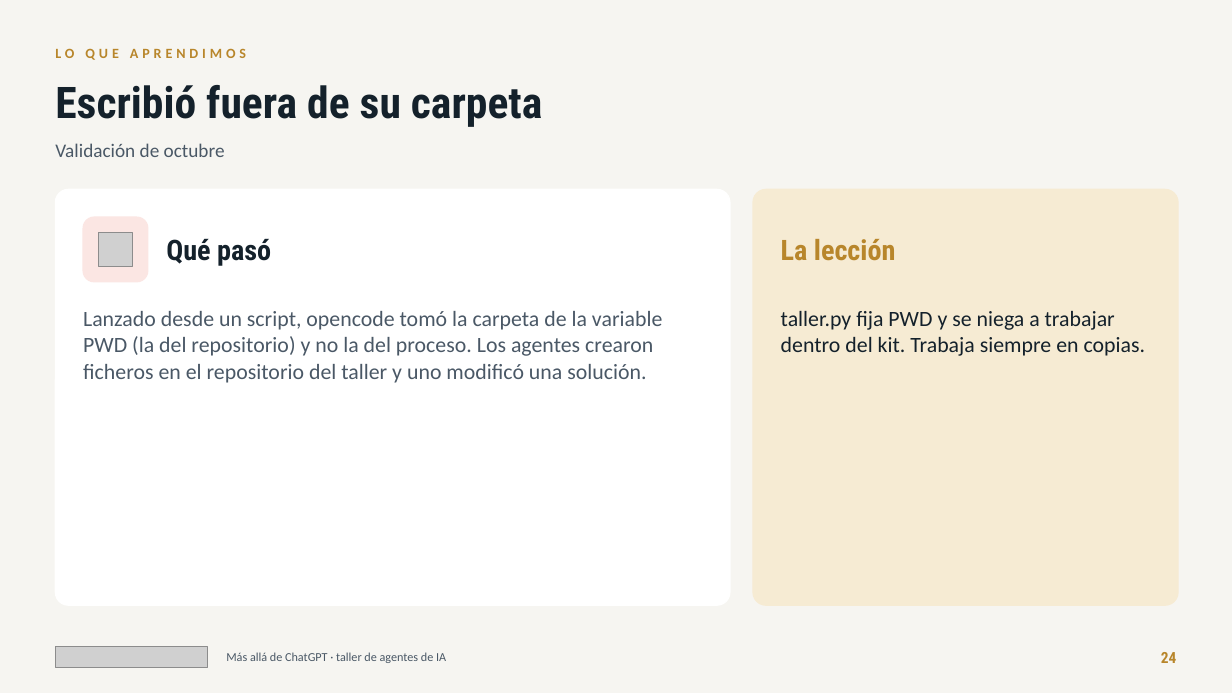
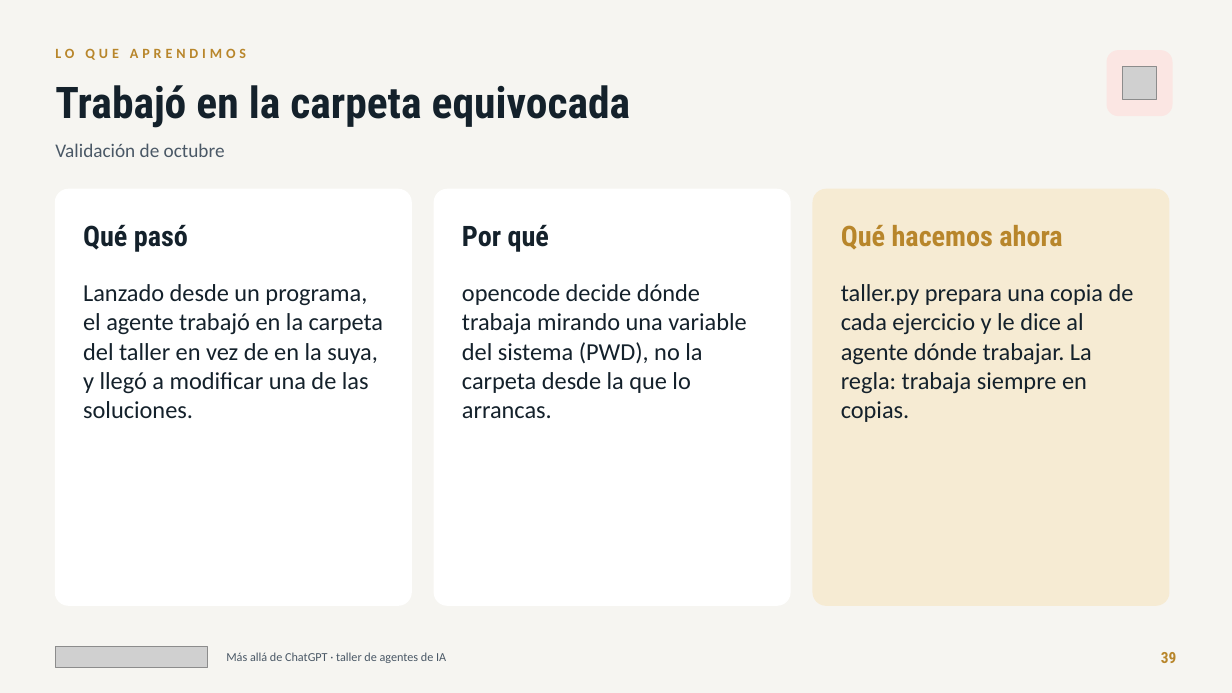
Before and after one commit to jlasherasTracasa/taller_semana_ia_2026, a slide deck: slide 39 of presentacion/taller-agentes-ia.pptx (slide 24 before the commit). Drawn at 1232x693 pixels with LibreOffice and Linux fonts; fonts in the diff are those of the drawing; grey boxes stand for pictures. Boxes give left, top, right and bottom in pixels: in the first picture for what was removed or moved away, otherwise in the second. Text is boxed around its words. In the diff, an @@ line names an element or a change of style, - is before the commit and + after.

Commit message:
Presentación: historia y teoría, una diapositiva por pieza con su ejercicio, demos y plan del día
- Nuevo bloque «Cómo hemos llegado aquí»: dos líneas de tiempo (1950-2016 y 2017-2026) y teoría en lenguaje llano
  (qué es un modelo de lenguaje, cómo aprende, el contexto).
- Una diapositiva por pieza con su ejercicio y un sello DEMO EN DIRECTO o PRÁCTICA: ReAct, tools, AGENTS.md,
  comandos, skills, MCP, subagentes y permisos.
- Al principio: demos y prácticas, el plan de hoy (qué demo va en cada momento), preparar el ordenador en Windows,
  modo interactivo y plan B.
- «Lo que aprendimos» reescrito en sencillo (qué pasó, por qué, qué hacemos ahora) y un caso nuevo: mismo encargo,
  distinto resultado.
- EJ 07: el encargo dice qué hacer con un correo legítimo que trae instrucciones ocultas (3 de 3 con GLM).
- taller.py lanzar cambia a otro modelo gratuito si el actual llega a su límite de uso.

```diff
--- a/presentacion/taller-agentes-ia.pptx
+++ b/presentacion/taller-agentes-ia.pptx
@@ rounded rectangle: place and size @@
-rounded rectangle at (83, 217, 148, 282)
+rounded rectangle at (1107, 51, 1172, 116)
@@ text at (55, 85, 631, 128): text changed @@
-Escribió fuera de su carpeta
+Trabajó en la carpeta equivocada
@@ picture: place and size @@
-picture at (99, 233, 132, 266)
+picture at (1123, 67, 1156, 100)
@@ rounded rectangle at (55, 189, 411, 605): proportions changed @@
@@ rounded rectangle: place and size @@
-rounded rectangle at (55, 189, 730, 605)
+rounded rectangle at (55, 189, 411, 605)
@@ rounded rectangle added at (434, 189, 790, 605), fill #FFFFFF, outline #FFFFFF 1 pt @@
@@ rounded rectangle: place and size @@
-rounded rectangle at (753, 189, 1178, 605)
+rounded rectangle at (813, 189, 1169, 605)
@@ rounded rectangle at (813, 189, 1169, 605): proportions changed @@
@@ text "Qué pasó": place and size @@
-text "Qué pasó" at (166, 238, 271, 266)
+text "Qué pasó" at (83, 224, 188, 252)
@@ text added at (462, 224, 549, 252), 22 pt, text #14212B, bold @@
+Por qué
@@ text removed at (781, 239, 895, 261) @@
-La lección
@@ text added at (841, 225, 1062, 249), 22 pt, text #B8862B, bold @@
+Qué hacemos ahora
@@ text at (83, 284, 383, 418): text changed; size 17 to 19 pt; text colour #4A5866 to #14212B @@
-Lanzado desde un script, opencode tomó la carpeta de la variable PWD (la del repositorio) y no la del proceso. Los agentes crearon ficheros en el repositorio del taller y uno modificó una solución.
+Lanzado desde un programa, el agente trabajó en la carpeta del taller en vez de en la suya, y llegó a modificar una de las soluciones.
@@ text added at (462, 284, 746, 418), 19 pt, text #14212B @@
+opencode decide dónde trabaja mirando una variable del sistema (PWD), no la carpeta desde la que lo arrancas.
@@ text at (841, 284, 1134, 422): text changed; size 17 to 19 pt @@
-taller.py fija PWD y se niega a trabajar dentro del kit. Trabaja siempre en copias.
+taller.py prepara una copia de cada ejercicio y le dice al agente dónde trabajar. La regla: trabaja siempre en copias.
@@ text at (1161, 652, 1177, 663): text changed @@
-24
+39
```
Also in this commit, not shown: 28 other slides changed, 19 slides added, 3 slides removed, 6 other files.
